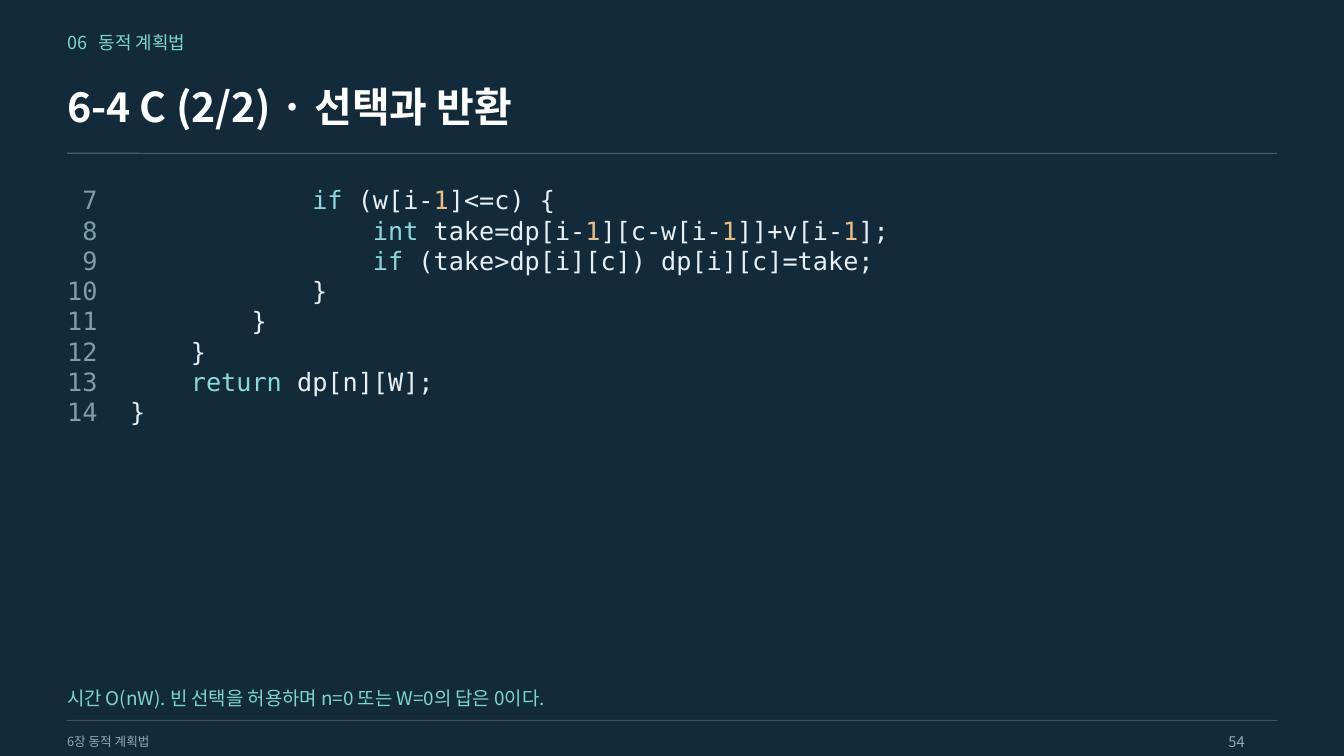
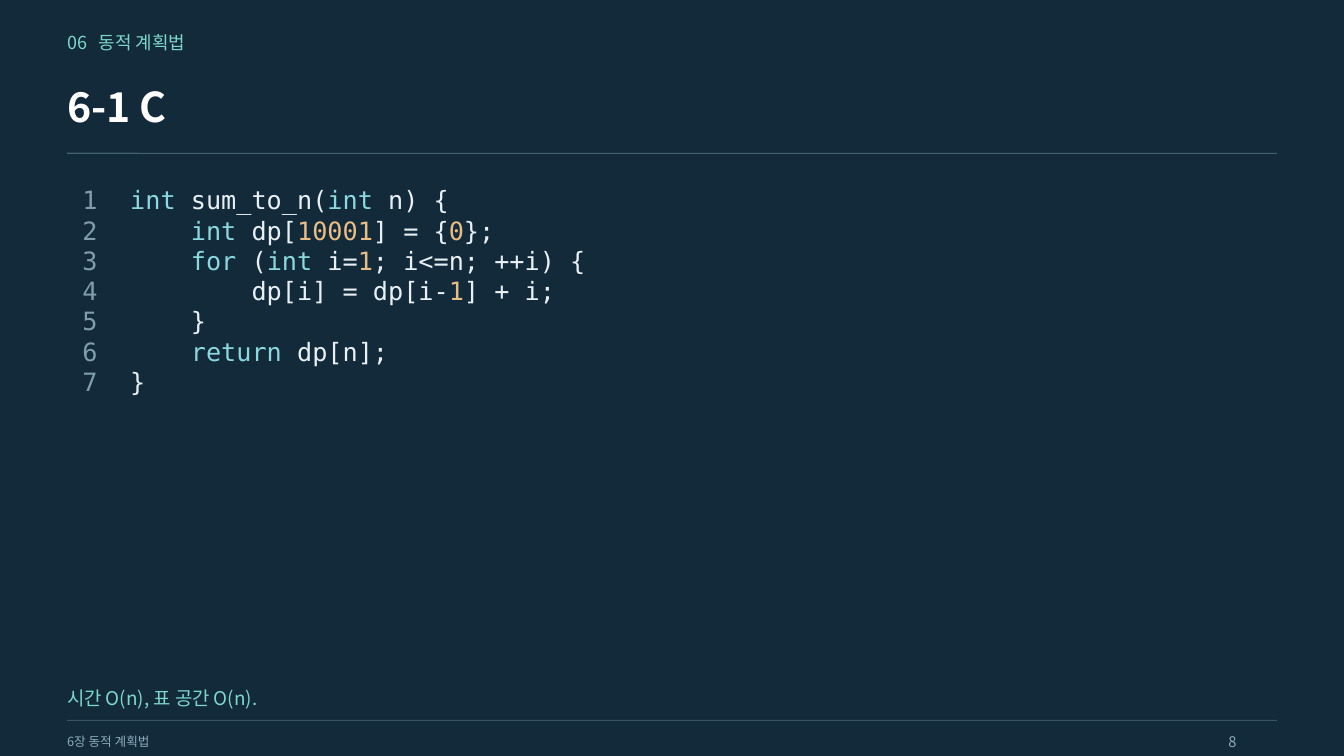
Before and after one commit to Sangdon-Park/Sangdon-Park.github.io, a slide deck: slide 8 of data/알고리즘/6장_동적_계획법.pptx (slide 54 before the commit). Drawn at 1344x756 pixels with LibreOffice and Linux fonts; fonts in the diff are those of the drawing. Boxes give left, top, right and bottom in pixels: in the first picture for what was removed or moved away, otherwise in the second. Text is boxed around its words. In the diff, an @@ line names an element or a change of style, - is before the commit and + after.

```diff
--- a/data/알고리즘/6장_동적_계획법.pptx
+++ b/data/알고리즘/6장_동적_계획법.pptx
@@ text at [67, 91, 167, 123]: text changed @@
-6-4 C (2/2) · 선택과 반환
+6-1 C
@@ text at [82, 190, 97, 361]: paragraphs added @@
+1
+2
+3
+4
+5
+6
@@ text at [130, 190, 555, 306]: text changed @@
-if (w[i-1]<=c) {
-int take=dp[i-1][c-w[i-1]]+v[i-1];
-if (take>dp[i][c]) dp[i][c]=take;
+int sum_to_n(int n) {
+int dp[10001] = {0};
+for (int i=1; i<=n; ++i) {
+dp[i] = dp[i-1] + i;
@@ text at [67, 221, 97, 421]: paragraphs removed @@
-8
-9
-10
-11
-12
-13
-14
@@ text at [191, 342, 388, 367]: paragraph added @@
+return dp[n];
@@ text at [191, 372, 434, 397]: paragraphs removed @@
-}
-return dp[n][W];
-}
@@ text at [67, 689, 257, 709]: text changed @@
-시간 O(nW). 빈 선택을 허용하며 n=0 또는 W=0의 답은 0이다.
+시간 O(n), 표 공간 O(n).
@@ text at [1228, 736, 1236, 747]: text changed @@
-54
+8
```
Also in this commit, not shown: 49 other slides changed, 1 slide added, 7 slides removed, 22 other files.
